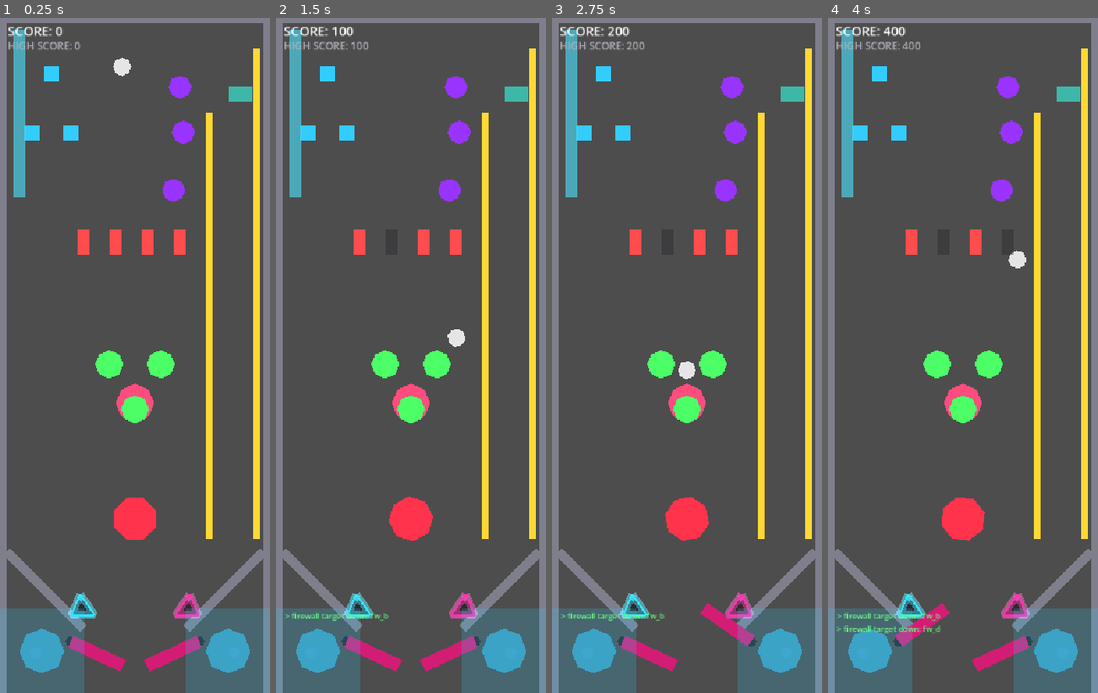
Above: before the commit, frames 1-4 (left to right).
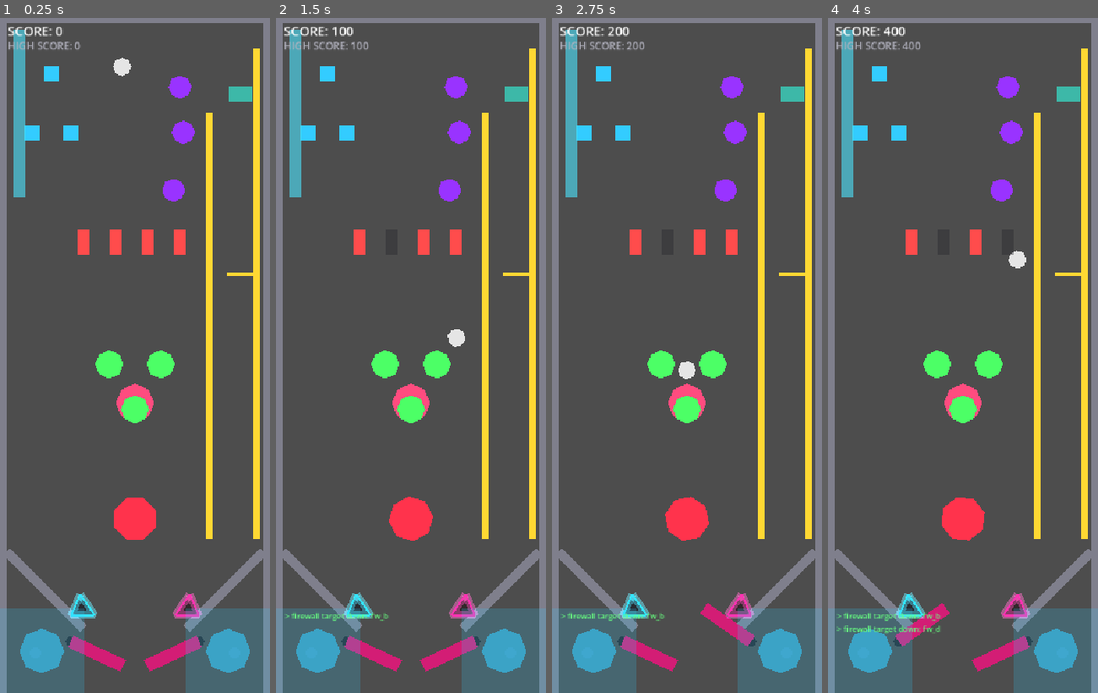
Above: after the commit, the same moments.

Repository: nobody174/pinball-adventure
Game: Godot game, scene res://tables/the_glitch/the_glitch.tscn
The game is run twice, just before and just after one commit, with the same random seed, the same clock (stepped at 60 frames per second) and the same inputs. This scene is started directly instead of the project's main scene.
Inputs (mouse positions are in pixels of both pictures, inside the frame that each line leads up to):
- Up to frame 1 (0.25 s): no input
- Up to frame 2 (1.5 s): tap Enter at 0.5 s; move the mouse to (470, 321) at 0.52 s; hold Right (flip_right) 0.53-1.25 s; tap Up (launch_ball) at 0.6 s; click (470, 321) at 0.67 s; drag from (357, 389) to (327, 72) at 1.27 s
- Up to frame 3 (2.75 s): move the mouse to (714, 207) at 2.02 s; hold Right (flip_right) from 2.03 s (still down); hold Shift from 2.03 s (still down)
- Up to frame 4 (4 s): release Right (flip_right) at 2.75 s; release Shift at 2.75 s; drag from (949, 490) to (860, 132) at 2.77 s; move the mouse to (1044, 456) at 3.52 s; hold Left (flip_left) from 3.53 s (still down); tap Ctrl at 3.6 s

The runs differ from the first frame. In frame 1, less than 0.1% of the frame differs, in the area x 84-94%, y 37-39%; in frame 2, less than 0.1%; in frame 3, less than 0.1%; in frame 4, less than 0.1%.

Commit message:
feat(physics): add reusable spinner primitive, place one on The Glitch
New core/physics/spinner.gd -- a free-swinging vane the ball pushes
through, following the standup_target.gd convention (emits its own
target_id, table decides what it means). Purely a fast repeat-trigger
element, not a physically simulated hinge, since that's the spinner's
actual gameplay role in real pinball.

Placed in the open right-side lane on The Glitch (x=375, y=50),
between the VRAM Pipeline sensor above and the pop bumper cluster/
outlane post below -- verified clear of both.

Includes GUT coverage: emits on contact, ignores non-ball bodies,
and doesn't restart its spin tween on a second hit mid-spin.

Diff:
--- /dev/null
+++ b/core/physics/spinner.gd
@@ -0,0 +1,34 @@
+extends Area2D
+
+## Generic spinner: a free-swinging vane the ball pushes through. Emits its
+## own id on each pass (same convention as standup_target.gd) so tables can
+## wire it into whatever scoring/objective they want. The visual spin is
+## purely cosmetic feedback -- collision is a thin static Area2D, not an
+## actual simulated hinge, since a spinner's gameplay role is "fast repeat
+## trigger", not physical accuracy.
+
+signal spun(target_id: String)
+
+@export var target_id: String = ""
+@export var spin_duration_seconds: float = 0.2
+
+var _spinning: bool = false
+@onready var _sprite: Polygon2D = $Sprite
+
+func _ready() -> void:
+	body_entered.connect(_on_body_entered)
+
+func _on_body_entered(body: Node2D) -> void:
+	if not body is RigidBody2D:
+		return
+	spun.emit(target_id)
+	_play_spin()
+
+func _play_spin() -> void:
+	if _spinning:
+		return
+	_spinning = true
+	var tween := create_tween()
+	tween.tween_property(_sprite, "rotation", _sprite.rotation + TAU, spin_duration_seconds)
+	await tween.finished
+	_spinning = false
--- a/tables/the_glitch/the_glitch.gd
+++ b/tables/the_glitch/the_glitch.gd
@@ -42,6 +42,7 @@
 const VRAM_THROUGHPUT_BONUS_POINTS := 600
 const COMPILE_BUMPER_POINTS := 60
 const COMPILE_OVERCLOCK_BONUS_POINTS := 800
+const SPINNER_POINTS := 30
 
 @onready var _feedback_label: Label = $Feedback/Label
 @onready var _score_label: Label = $Feedback/ScoreLabel
@@ -113,6 +114,7 @@
 	$RightSlingshot.kicked.connect(func() -> void: GameState.add_score(SLINGSHOT_POINTS))
 	$PhysicsPrototype/Bumper/KickArea.kicked.connect(func() -> void: GameState.add_score(BUMPER_POINTS))
 	$ClockLane.hit.connect(_on_clock_lane_hit)
+	$Spinner.spun.connect(func(_id: String) -> void: GameState.add_score(SPINNER_POINTS))
 
 	GameState.score_changed.connect(_on_score_changed)
 	GameState.reset_score()
--- a/tables/the_glitch/the_glitch.tscn
+++ b/tables/the_glitch/the_glitch.tscn
@@ -9,6 +9,7 @@
 [ext_resource type="Script" uid="uid://y1wdnb0w8kmr" path="res://core/physics/bumper.gd" id="7_bumper"]
 [ext_resource type="PackedScene" path="res://core/ui/debug_terminal.tscn" id="8_terminal"]
 [ext_resource type="Script" uid="uid://iqcbnxw86gea" path="res://core/physics/drop_target.gd" id="9_drop"]
+[ext_resource type="Script" path="res://core/physics/spinner.gd" id="10_spinner"]
 
 [sub_resource type="RectangleShape2D" id="RectangleShape2D_target"]
 size = Vector2(24, 24)
@@ -45,6 +46,9 @@
 
 [sub_resource type="CircleShape2D" id="CircleShape2D_pop_bumper"]
 radius = 22.0
+
+[sub_resource type="RectangleShape2D" id="RectangleShape2D_spinner"]
+size = Vector2(44, 10)
 
 [node name="TheGlitch" unique_id=1364637713 instance=ExtResource("1_base")]
 script = ExtResource("4_glitch")
@@ -252,7 +256,19 @@
 color = Color(0.3, 0.9, 1, 0.6)
 polygon = PackedVector2Array(-9, -130, 9, -130, 9, 130, -9, 130)
 
-[node name="FirewallBreach" type="Node2D" parent="." index="12" unique_id=756633679]
+[node name="Spinner" type="Area2D" parent="." index="12"]
+position = Vector2(375, 50)
+script = ExtResource("10_spinner")
+target_id = "spin_a"
+
+[node name="CollisionShape2D" type="CollisionShape2D" parent="Spinner" index="0"]
+shape = SubResource("RectangleShape2D_spinner")
+
+[node name="Sprite" type="Polygon2D" parent="Spinner" index="1"]
+color = Color(1, 0.85, 0.2, 1)
+polygon = PackedVector2Array(-22, -3, 22, -3, 22, 3, -22, 3)
+
+[node name="FirewallBreach" type="Node2D" parent="." index="13" unique_id=756633679]
 
 [node name="FirewallA" type="Area2D" parent="FirewallBreach" index="0" unique_id=2074171290]
 position = Vector2(130, 0)
@@ -302,7 +318,7 @@
 color = Color(1, 0.3, 0.3, 1)
 polygon = PackedVector2Array(-10, -20, 10, -20, 10, 20, -10, 20)
 
-[node name="PopBumperCluster" type="Node2D" parent="." index="13"]
+[node name="PopBumperCluster" type="Node2D" parent="." index="14"]
 
 [node name="PopBumperA" type="StaticBody2D" parent="PopBumperCluster" index="0"]
 position = Vector2(170, 190)
@@ -358,7 +374,7 @@
 [node name="CollisionShape2D" type="CollisionShape2D" parent="PopBumperCluster/PopBumperC/KickArea" index="0"]
 shape = SubResource("CircleShape2D_pop_bumper")
 
-[node name="VramPipeline" type="Area2D" parent="." index="14" unique_id=1516095850]
+[node name="VramPipeline" type="Area2D" parent="." index="15" unique_id=1516095850]
 position = Vector2(375, -230)
 script = ExtResource("3_target")
 target_id = "vram_pipeline"
@@ -371,7 +387,7 @@
 color = Color(0.2, 1, 0.9, 0.6)
 polygon = PackedVector2Array(-18, -12, 18, -12, 18, 12, -18, 12)
 
-[node name="Feedback" type="CanvasLayer" parent="." index="15" unique_id=1738526509]
+[node name="Feedback" type="CanvasLayer" parent="." index="16" unique_id=1738526509]
 layer = 10
 
 [node name="Label" type="Label" parent="Feedback" index="0" unique_id=1340523282]
--- /dev/null
+++ b/test/unit/test_spinner.gd
@@ -0,0 +1,40 @@
+extends GutTest
+
+const SpinnerScript := preload("res://core/physics/spinner.gd")
+
+func _make_spinner() -> Area2D:
+	var spinner := Area2D.new()
+	spinner.set_script(SpinnerScript)
+	spinner.target_id = "spin_a"
+	var sprite := Polygon2D.new()
+	sprite.name = "Sprite"
+	spinner.add_child(sprite)
+	add_child_autofree(spinner)
+	return spinner
+
+func test_spins_and_emits_id_on_contact() -> void:
+	var spinner := _make_spinner()
+	watch_signals(spinner)
+
+	spinner._on_body_entered(autofree(RigidBody2D.new()))
+
+	assert_signal_emitted_with_parameters(spinner, "spun", ["spin_a"])
+
+func test_non_rigidbody_does_not_spin() -> void:
+	var spinner := _make_spinner()
+	watch_signals(spinner)
+
+	spinner._on_body_entered(autofree(Node2D.new()))
+
+	assert_signal_not_emitted(spinner, "spun")
+
+func test_repeated_contact_during_spin_does_not_restart_tween() -> void:
+	var spinner := _make_spinner()
+	var ball: RigidBody2D = autofree(RigidBody2D.new())
+
+	spinner._on_body_entered(ball)
+	var spinning_after_first_hit: bool = spinner._spinning
+	spinner._on_body_entered(ball)
+
+	assert_true(spinning_after_first_hit, "spinner should be mid-spin immediately after a hit")
+	assert_true(spinner._spinning, "second hit during the same spin should not break the in-progress state")
Not shown, added: core/physics/spinner.gd.uid
Not shown, added: test/unit/test_spinner.gd.uid
